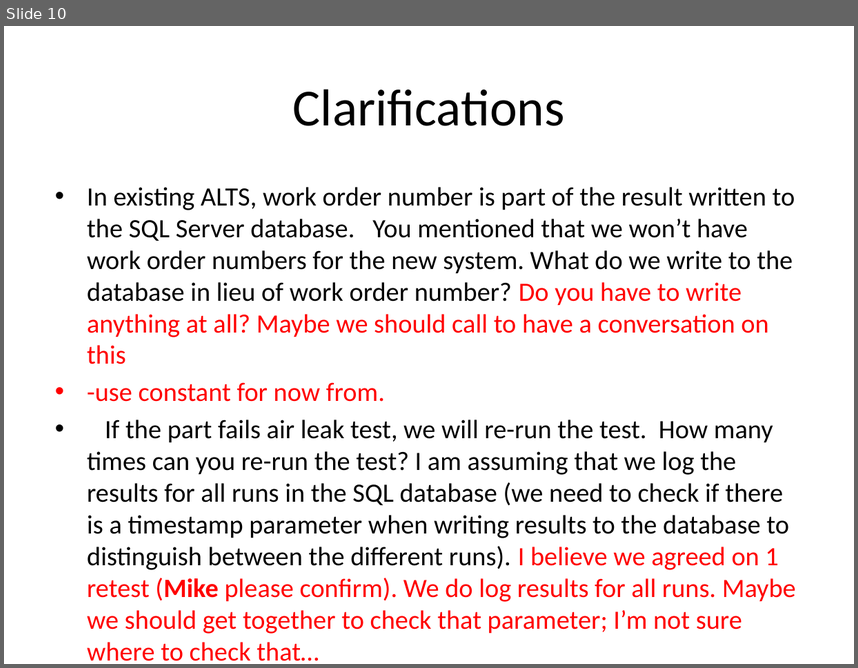
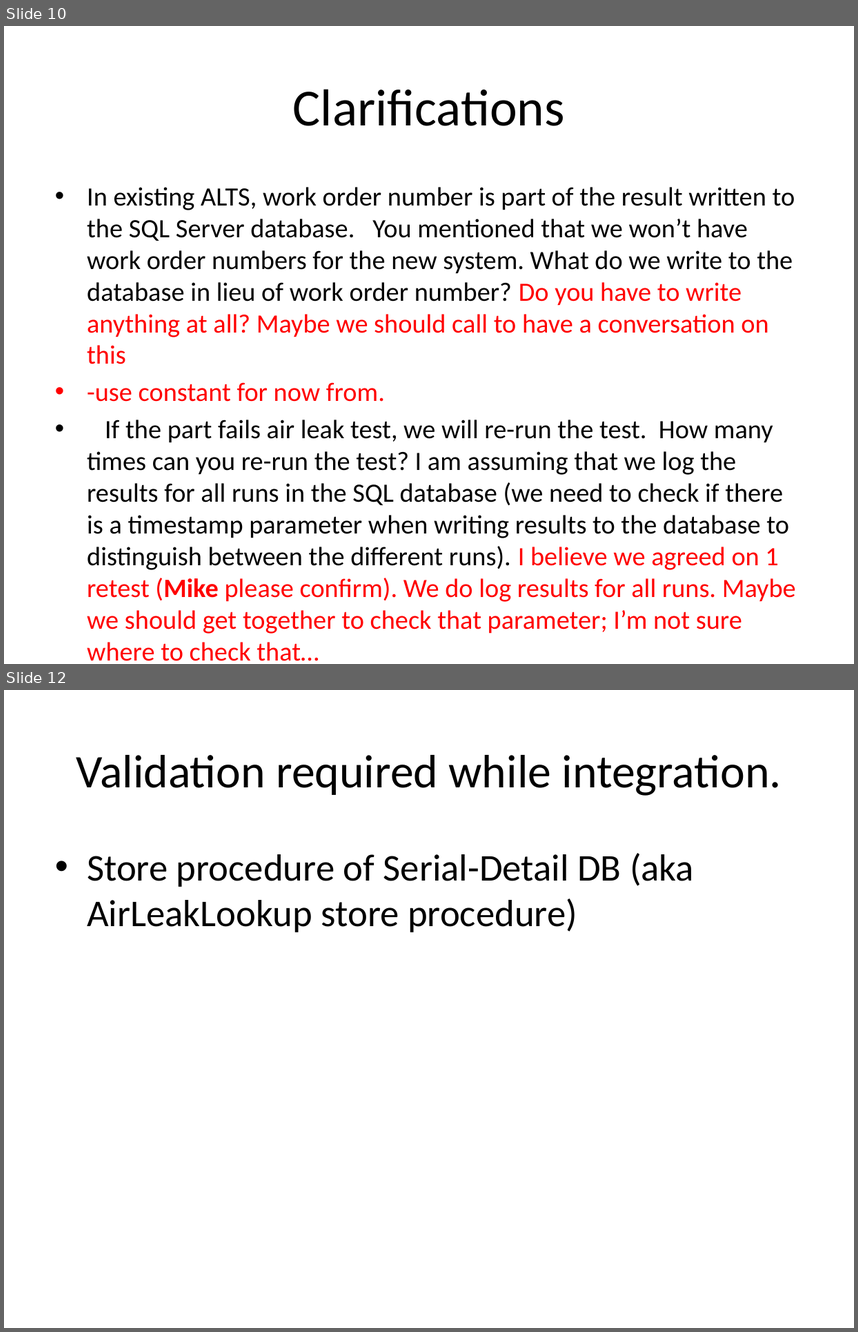
Before and after one commit to Karthi-003/Demo-Project, a slide deck: Documentation/Legacy ALTS vs New ALTS.pptx. Shown one above the other, each under a label of ours: slide 10 before the commit, slides 10 and 12 after it; the slides between them are not shown. The pictures are 858x668 and 858x1332 pixels, drawn with LibreOffice and Linux fonts; fonts in the diff are those of the drawing. Boxes give left, top, right and bottom in pixels: in the first picture for what was removed or moved away, otherwise in the second. Text is boxed around its words. In the diff, an @@ line names an element or a change of style, - is before the commit and + after.

```diff
--- a/Documentation/Legacy ALTS vs New ALTS.pptx
+++ b/Documentation/Legacy ALTS vs New ALTS.pptx
@@ slide 12 added at <box>4,690,854,1328</box>, background #FFFFFF @@
@@ title added at <box>76,755,782,796</box>, 39.6 pt, text #000000 @@
+Validation required while integration.
@@ text added at <box>87,853,694,932</box>, 32 pt, text #000000 @@
+• Store procedure of Serial-Detail DB (aka AirLeakLookup store procedure)
```
Also in this commit, not shown: 2 slides changed, 1 other slide added, 58 other files.
